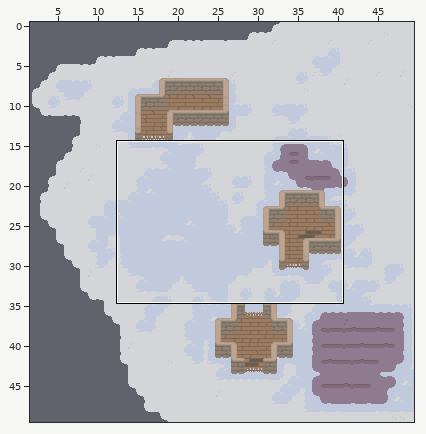
Two states of a Tiled map (JSON), rughai/tiles/tiled/main_hub.tmj. Above: a wide view before the commit, with the close-up outlined.
Close-up. The starting point:
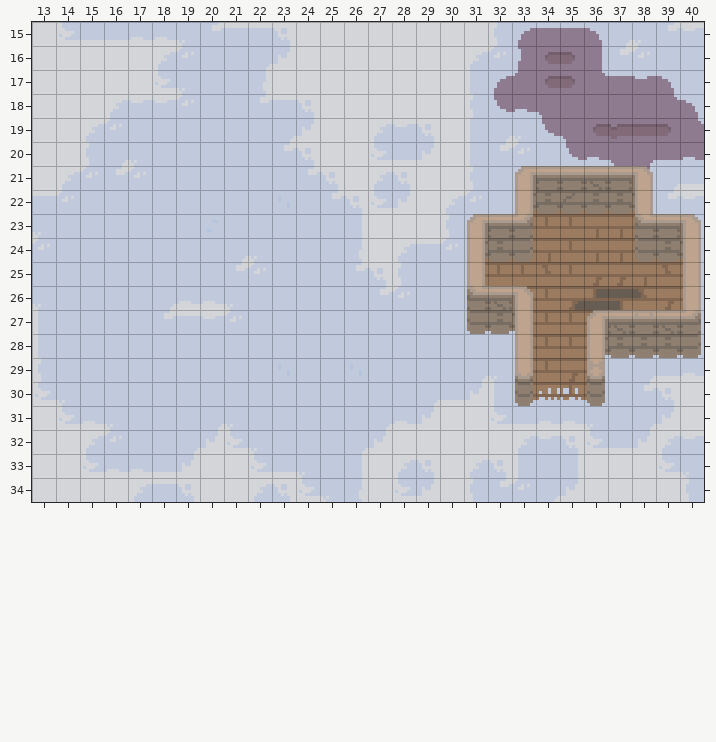
Cells are 8x8 px. Shown: x 13..40, y 15..34. The commit also changed other parts of the map, which this record leaves out.
The same view after the edit:
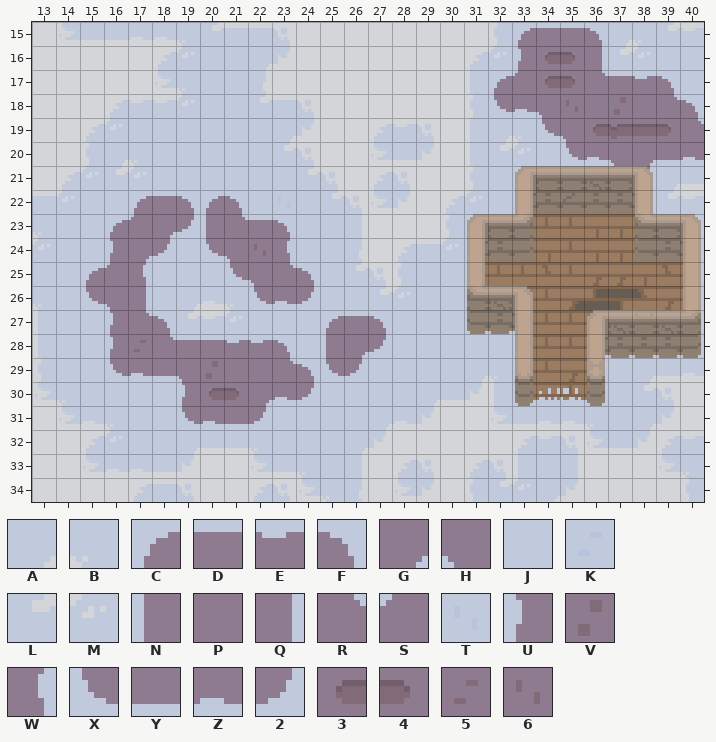
Key: from "main_tileset": A 60, B 61, C 62, D 63, E 64, F 65, G 66, H 67, J 71, K 72, L 74, M 75, N 76, P 77, Q 79, R 80, S 81, T 85, U 90, V 92, W 93, X 104, Y 105, Z 106, 2 107, 3 108, 4 109; from "rughai_ground": 5 78, 6 91.
_ is an empty cell.
Changes in this commit:
Layer "upper level":
y 18: x 35 P -> 6; x 37 P -> V
y 22: x 17..21 JJJJJ -> CDFCF
y 23: x 16..23 JJJJKJJJ -> CSG2NRDF
y 24: x 16..18 JJJ -> UG2; x 20..23 JABJ -> XH6W
y 25: x 15..17 JJJ -> CSW; x 21..24 LMJJ -> XHRF
y 26: x 15..17 JJJ -> XHQ; x 22..24 JJJ -> XZ2
y 27: x 16..18 JJL -> URF; x 25..27 JJJ -> CDF
y 28: x 16..23 JJJJJJJJ -> U5RDDEEF; x 25..27 JJJ -> NG2
y 29: x 16..26 JJJJJJJTJJT -> XZYHVPPRFX2
y 30: x 19..24 JJJJJJ -> U34GZ2
y 31: x 19..22 JABJ -> XZY2
Where, in picture pixels (left, top, right, bottom), the same in both close-ups:
changed: (566, 100, 578, 112)
changed: (614, 97, 626, 115)
changed: (86, 196, 386, 430)
